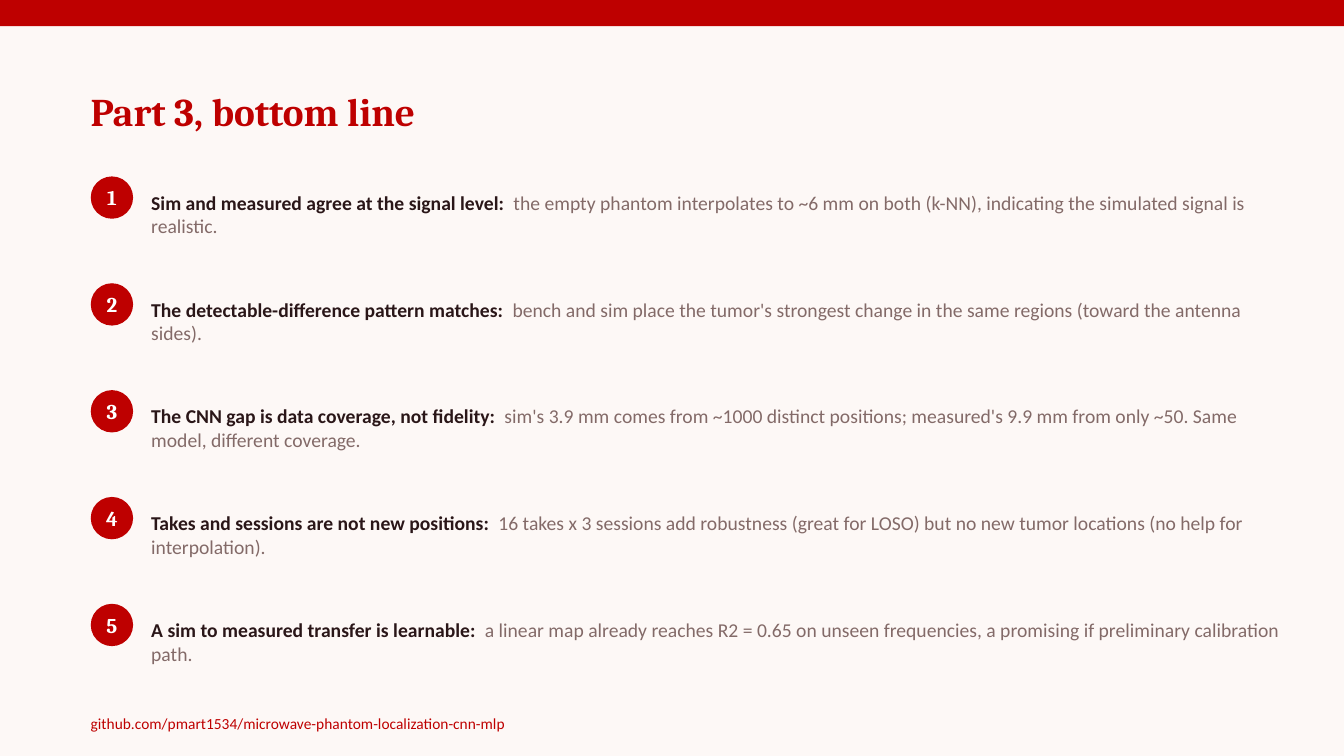
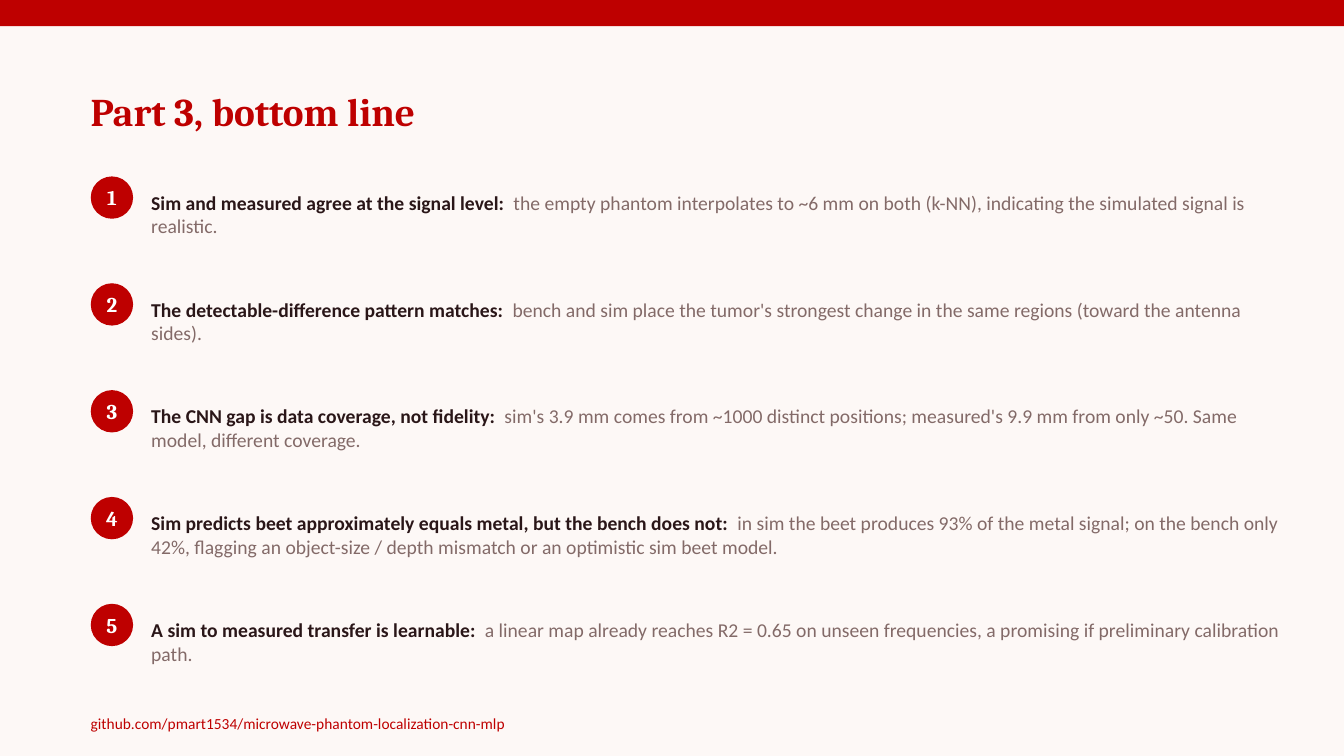
Before and after one commit to pmart1534/microwave-phantom-localization-cnn-mlp, a slide deck: slide 11 of regression_deck/Deck3_Sim_vs_Measured.pptx (slide 9 before the commit). Drawn at 1344x756 pixels with LibreOffice and Linux fonts; fonts in the diff are those of the drawing. Boxes give left, top, right and bottom in pixels: in the first picture for what was removed or moved away, otherwise in the second. Text is boxed around its words. In the diff, an @@ line names an element or a change of style, - is before the commit and + after.

```diff
--- a/regression_deck/Deck3_Sim_vs_Measured.pptx
+++ b/regression_deck/Deck3_Sim_vs_Measured.pptx
@@ text at bbox=[151, 516, 1278, 558]: text changed @@
-Takes and sessions are not new positions: 16 takes x 3 sessions add robustness (great for LOSO) but no new tumor locations (no help for interpolation).
+Sim predicts beet approximately equals metal, but the bench does not: in sim the beet produces 93% of the metal signal; on the bench only 42%, flagging an object-size / depth mismatch or an optimistic sim beet model.
```
Also in this commit, not shown: 3 slides added, 1 slide removed, 4 other files.
